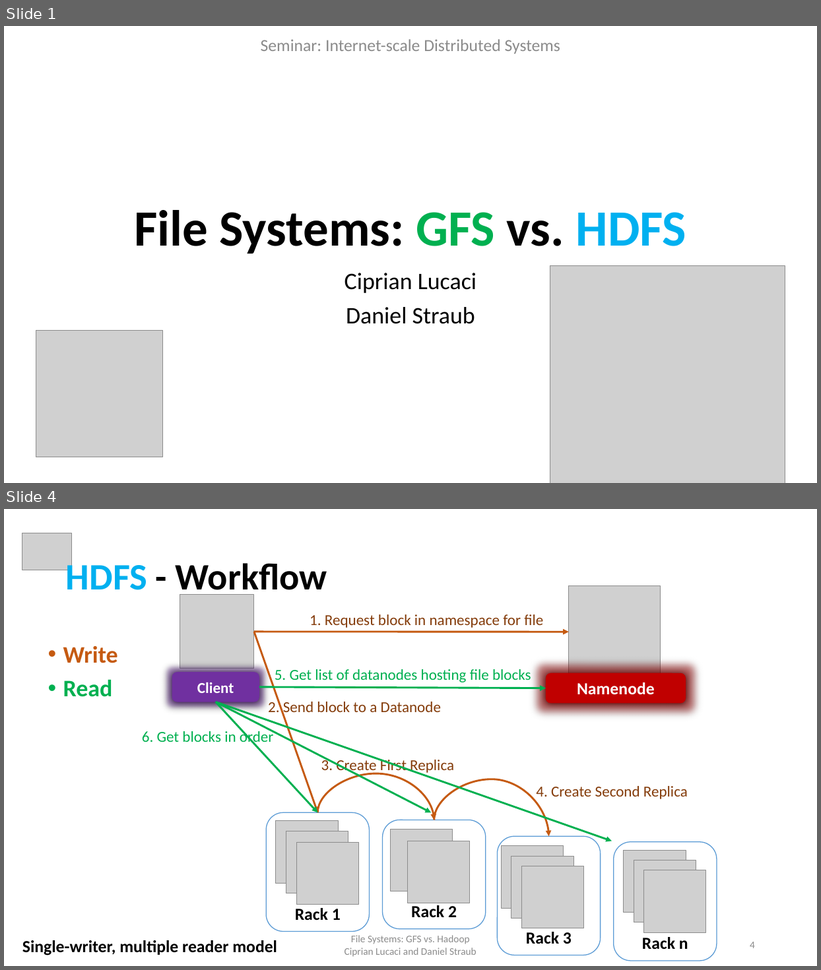
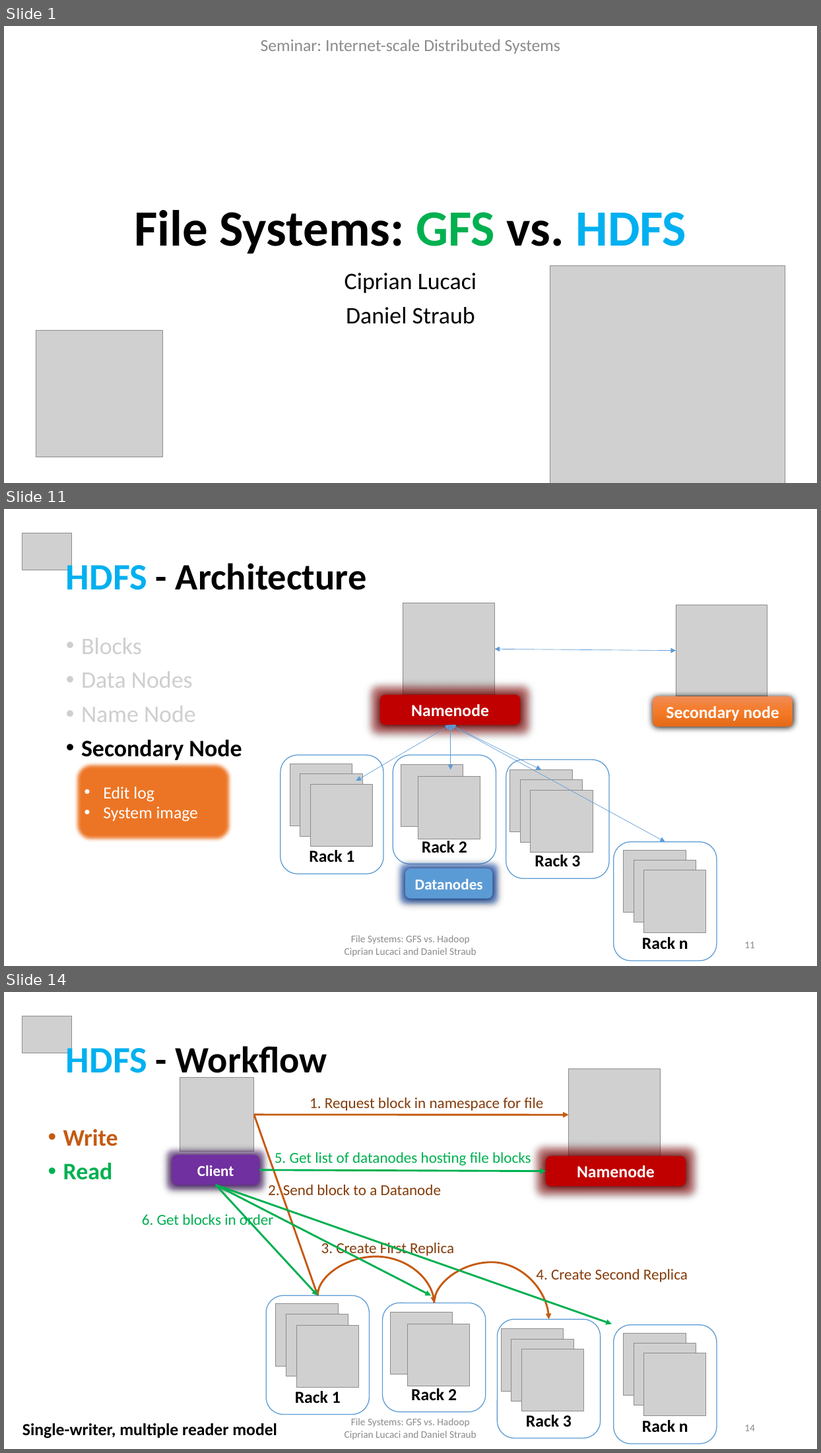
Before and after one commit to cipri7329/ss15-seminar, a slide deck: Presentation/DistributedFileSystems.pptx. Shown one above the other, each under a label of ours: slides 1 and 4 before the commit, slides 1, 11 and 14 after it; the slides between them are not shown. The pictures are 821x970 and 821x1453 pixels, drawn with LibreOffice and Linux fonts; fonts in the diff are those of the drawing; grey boxes stand for pictures; background and template pictures are left out. Boxes give left, top, right and bottom in pixels: in the first picture for what was removed or moved away, otherwise in the second. Text is boxed around its words. In the diff, an @@ line names an element or a change of style, - is before the commit and + after.

Commit message:
Finished GFS slides. Merged GFS and HDFS. Started with similarities.

```diff
--- a/Presentation/DistributedFileSystems.pptx
+++ b/Presentation/DistributedFileSystems.pptx
@@ slide 11 added at bbox=[4, 509, 817, 966], background #FFFFFF @@
@@ picture added at bbox=[22, 533, 71, 570] @@
@@ title added at bbox=[66, 558, 367, 590], 44 pt, text #000000, bold @@
+HDFS - Architecture
@@ picture added at bbox=[677, 605, 768, 696] @@
@@ text added at bbox=[81, 638, 242, 760], 28 pt, text #D0CECE @@
+• Blocks
+• Data Nodes
+• Name Node
+• Secondary Node
@@ double arrow added from (495, 650) to (677, 650), #5B9BD5 0.5 pt @@
@@ rounded rectangle added at bbox=[653, 696, 793, 726], fill gradient #F18C57 to #F67B28 to #E56C19, 20 pt, text #FFFFFF, bold @@
+Secondary node
@@ group added at bbox=[281, 603, 717, 961]: 12 pictures, 5 rounded rectangles, 4 double arrows @@
+Rack n
+Rack 3
+Rack 2
+Rack 1
+Namenode
@@ rounded rectangle added at bbox=[74, 762, 232, 842], fill #ED7626, outline #43739E 1 pt, 20 pt, text #FFFFFF @@
+• Edit log
+• System image
@@ rounded rectangle added at bbox=[405, 869, 492, 899], fill #5B9BD5, 18 pt, text #FFFFFF, bold @@
+Datanodes
@@ text added at bbox=[345, 935, 477, 956], 12 pt, text #8C8C8C @@
+File Systems: GFS vs. Hadoop
+Ciprian Lucaci and Daniel Straub
@@ page number added at bbox=[745, 942, 755, 949], 12 pt, text #8C8C8C @@
+11
@@ what was slide 4 is now slide 14 @@
@@ page number at bbox=[745, 1425, 755, 1432]: text changed @@
-4
+14
```
Also in this commit, not shown: 8 slides changed, 9 other slides added, 2 other files.
